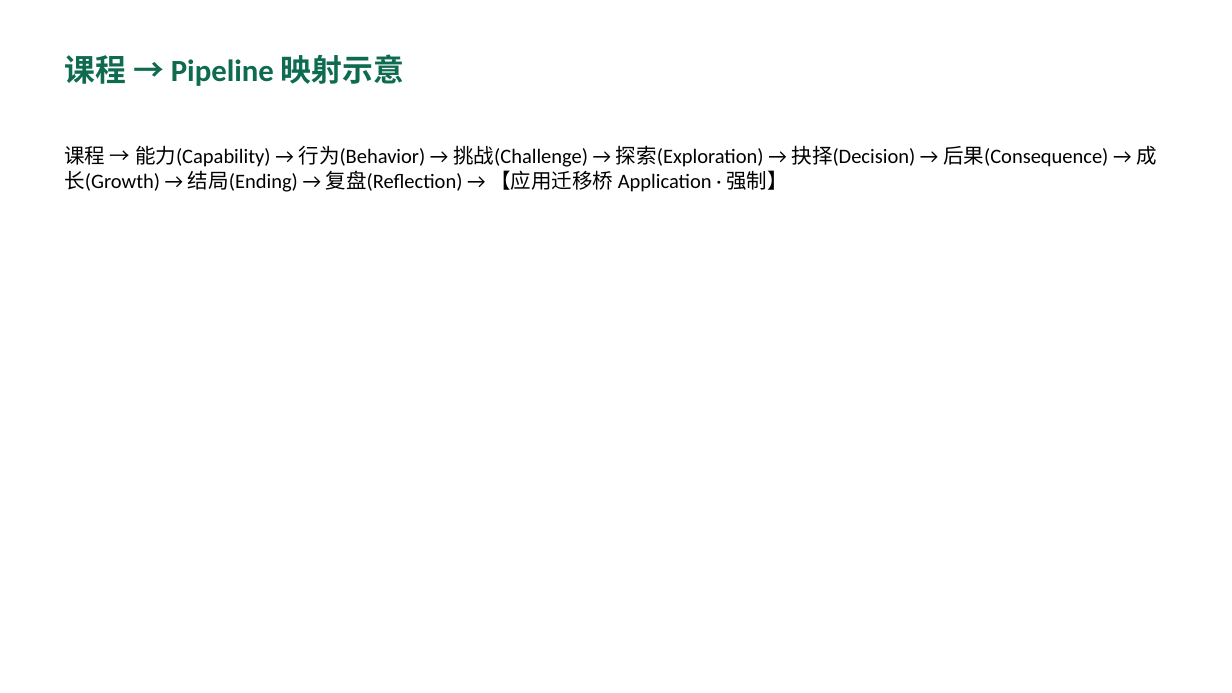
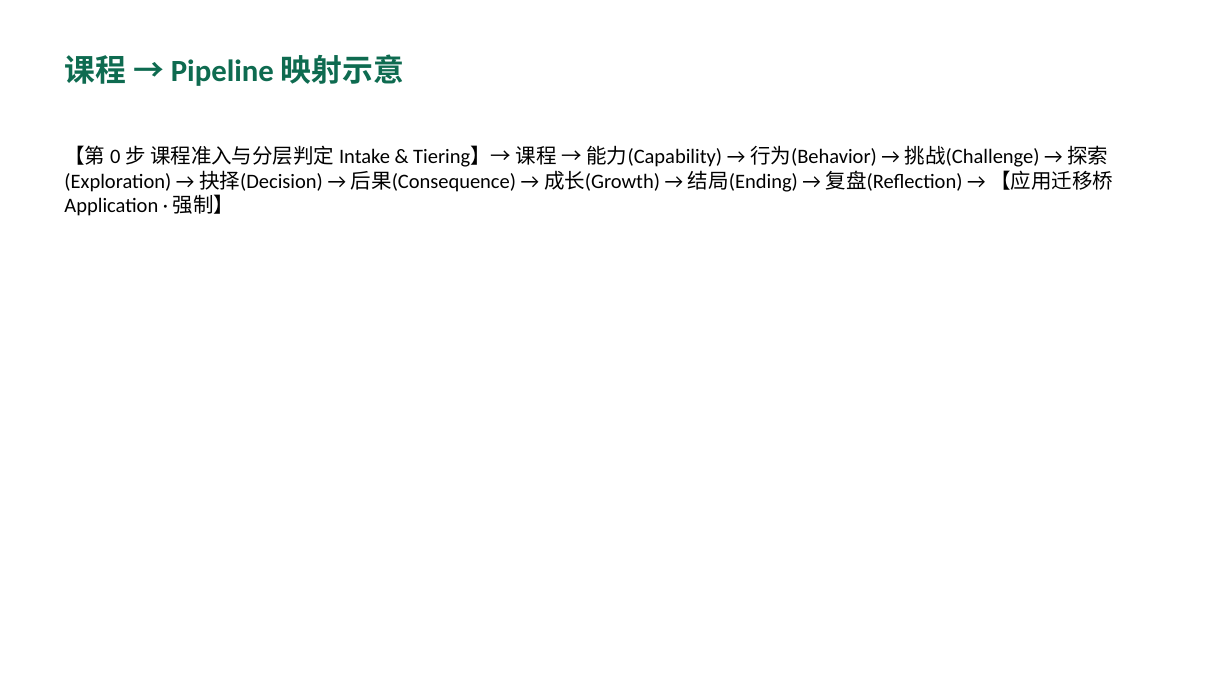
Before and after one commit to davidma1973simu/avg-course-builder, a slide deck: slide 25 of docs/Sample_Input_Checklist.pptx (slide 23 before the commit). Drawn at 1232x693 pixels with LibreOffice and Linux fonts; fonts in the diff are those of the drawing. Boxes give left, top, right and bottom in pixels: in the first picture for what was removed or moved away, otherwise in the second. Text is boxed around its words. In the diff, an @@ line names an element or a change of style, - is before the commit and + after.

Commit message:
Embed tiering as design requirement + intake gate in main pipeline
- PRD(html/docx) 注入「课程分层 3×2 矩阵（设计要求·前置判定）」章节：Pipeline 新增第0阶段 Course Intake & Tiering
- Sample_Input_Checklist(docx/pptx) 新增第11项「分层与前置判定」自评 + Pipeline 前置示意
- validation_rules.json 增 VR-INTAKE01(BLOCKER, 无分层判定不得进 Pipeline) -> 44条(24B/17W/3I)
- Capability_Assets 重渲染（含 VR-INTAKE01）；Skill 同步已安装副本
- README 更新（前置判定说明 + 44 条）

```diff
--- a/docs/Sample_Input_Checklist.pptx
+++ b/docs/Sample_Input_Checklist.pptx
@@ text at box(64, 145, 1113, 216): text changed @@
-课程 → 能力(Capability) → 行为(Behavior) → 挑战(Challenge) → 探索(Exploration) → 抉择(Decision) → 后果(Consequence) → 成长(Growth) → 结局(Ending) → 复盘(Reflection) → 【应用迁移桥 Application · 强制】
+【第 0 步 课程准入与分层判定 Intake & Tiering】→ 课程 → 能力(Capability) → 行为(Behavior) → 挑战(Challenge) → 探索(Exploration) → 抉择(Decision) → 后果(Consequence) → 成长(Growth) → 结局(Ending) → 复盘(Reflection) → 【应用迁移桥 Application · 强制】
```
Also in this commit, not shown: 2 slides added, 10 other files.
